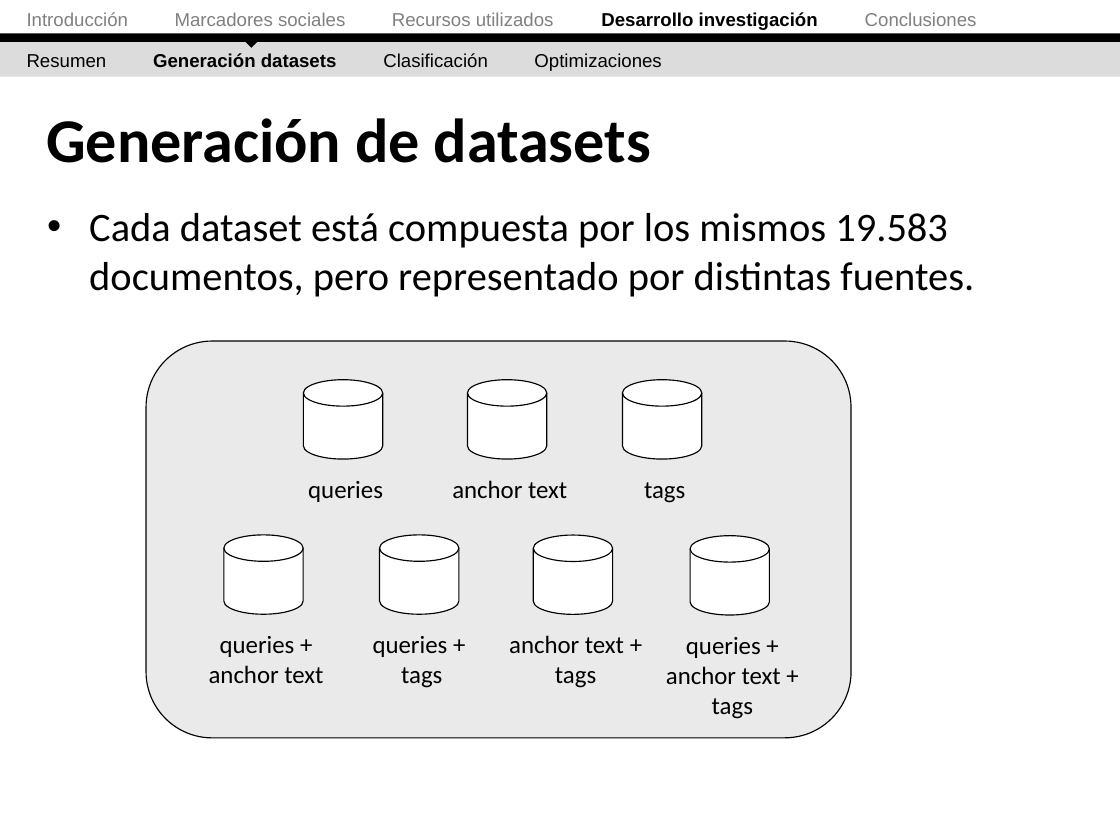
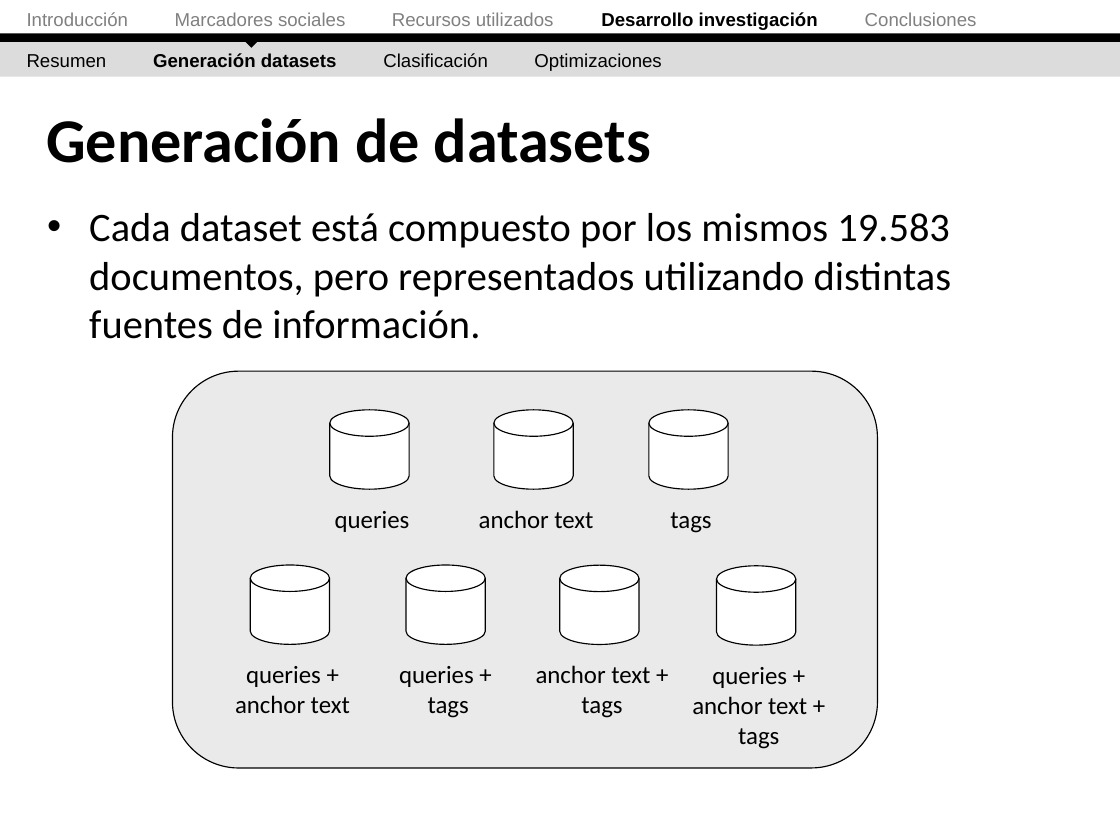
Before and after one commit to ak907kenai/nicotournetesis, a slide deck: slide 32 of docs_trunk/Nicolás Tourné - Presentación Tesis (v2).ppt (slide 33 before the commit). Drawn at 1120x840 pixels with LibreOffice and Linux fonts; fonts in the diff are those of the drawing. Boxes give left, top, right and bottom in pixels: in the first picture for what was removed or moved away, otherwise in the second. Text is boxed around its words. In the diff, an @@ line names an element or a change of style, - is before the commit and + after.

```diff
--- a/docs_trunk/Nicolás Tourné - Presentación Tesis (v2).ppt
+++ b/docs_trunk/Nicolás Tourné - Presentación Tesis (v2).ppt
@@ text at [89,213,952,339]: text changed @@
-• Cada dataset está compuesta por los mismos 19.583 documentos, pero representado por distintas fuentes.
+• Cada dataset está compuesto por los mismos 19.583 documentos, pero representados utilizando distintas fuentes de información.
@@ 7 texts, 7 cylinders, 1 rounded rectangle: place and size @@
-7 texts, 7 cylinders, 1 rounded rectangle at [146,342,850,738]
+7 texts, 7 cylinders, 1 rounded rectangle at [172,371,877,767]
```
Also in this commit, not shown: 17 other slides changed, 1 slide removed, 1 other file.
